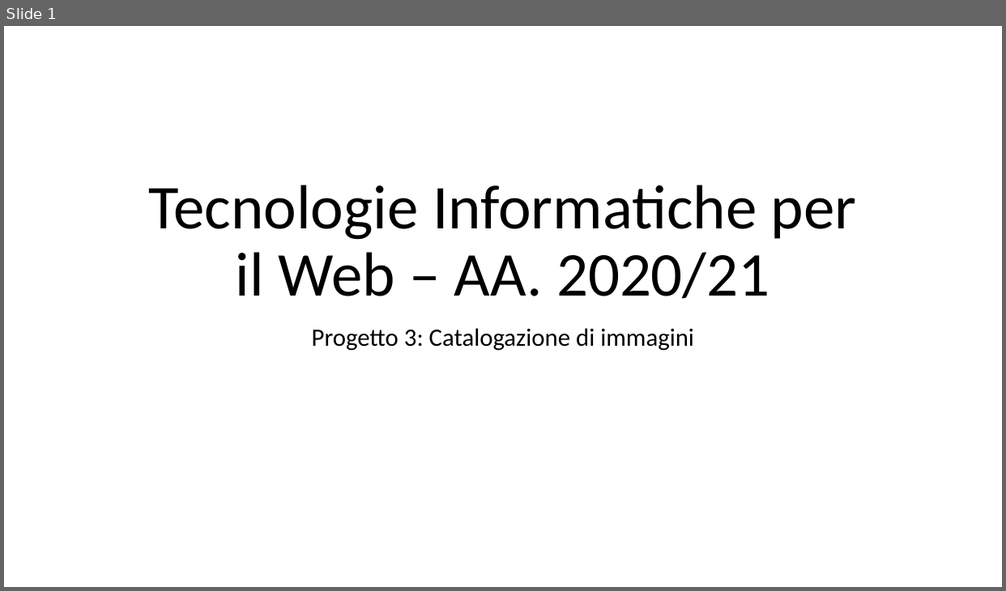
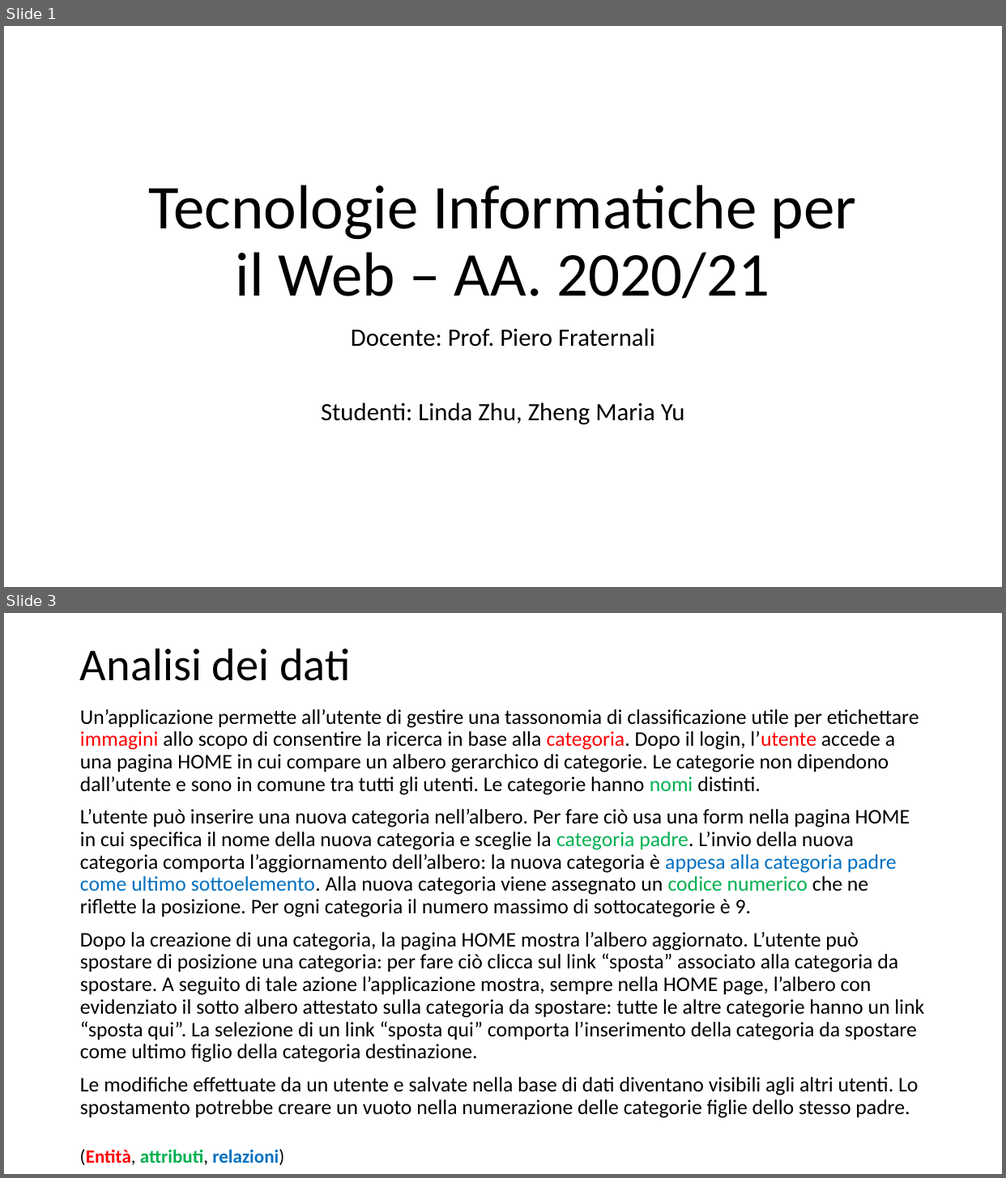
Before and after one commit to Trixyz28/TIW-ImgCatalog, a slide deck: Documents/TIWProject.pptx. Shown one above the other, each under a label of ours: slide 1 before the commit, slides 1 and 3 after it; the slides between them are not shown. The pictures are 1006x591 and 1006x1178 pixels, drawn with LibreOffice and Linux fonts; fonts in the diff are those of the drawing. Boxes give left, top, right and bottom in pixels: in the first picture for what was removed or moved away, otherwise in the second. Text is boxed around its words. In the diff, an @@ line names an element or a change of style, - is before the commit and + after.

Commit message:
Login phase init

```diff
--- a/Documents/TIWProject.pptx
+++ b/Documents/TIWProject.pptx
@@ slide 3 added at <box>4,613,1002,1174</box>, background #FFFFFF @@
@@ title added at <box>80,648,351,681</box>, 44 pt, text #000000 @@
+Analisi dei dati
@@ text added at <box>80,709,924,1118</box>, 20 pt, text #000000 @@
+Un’applicazione permette all’utente di gestire una tassonomia di classificazione utile per etichettare immagini allo scopo di consentire la ricerca in base alla categoria. Dopo il login, l’utente accede a una pagina HOME in cui compare un albero gerarchico di categorie. Le categorie non dipendono dall’utente e sono in comune tra tutti gli utenti. Le categorie hanno nomi distinti.
+L’utente può inserire una nuova categoria nell’albero. Per fare ciò usa una form nella pagina HOME in cui specifica il nome della nuova categoria e sceglie la categoria padre. L’invio della nuova categoria comporta l’aggiornamento dell’albero: la nuova categoria è appesa alla categoria padre come ultimo sottoelemento. Alla nuova categoria viene assegnato un codice numerico che ne riflette la posizione. Per ogni categoria il numero massimo di sottocategorie è 9.
+Dopo la creazione di una categoria, la pagina HOME mostra l’albero aggiornato. L’utente può spostare di posizione una categoria: per fare ciò clicca sul link “sposta” associato alla categoria da spostare. A seguito di tale azione l’applicazione mostra, sempre nella HOME page, l’albero con evidenziato il sotto albero attestato sulla categoria da spostare: tutte le altre categorie hanno un link “sposta qui”. La selezione di un link “sposta qui” comporta l’inserimento della categoria da spostare come ultimo figlio della categoria destinazione.
+Le modifiche effettuate da un utente e salvate nella base di dati diventano visibili agli altri utenti. Lo spostamento potrebbe creare un vuoto nella numerazione delle categorie figlie dello stesso padre.
@@ text added at <box>80,1149,284,1165</box>, 18 pt, text #00B050, bold @@
+(Entità, attributi, relazioni)
@@ slide 1 changed as well @@
@@ subtitle at <box>321,328,685,425</box>: text changed @@
-Progetto 3: Catalogazione di immagini
+Docente: Prof. Piero Fraternali
+Studenti: Linda Zhu, Zheng Maria Yu
```
Also in this commit, not shown: 1 other slide changed, 9 other slides added, 6 other files.
